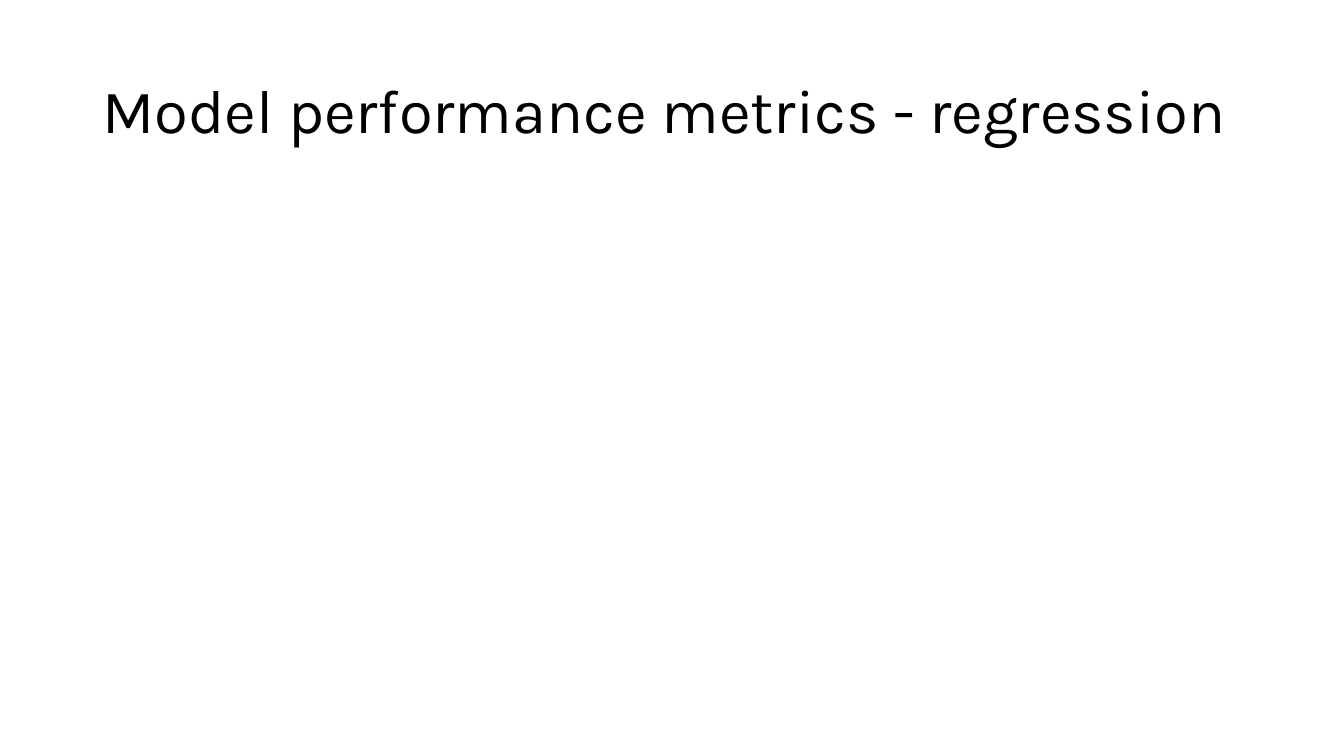
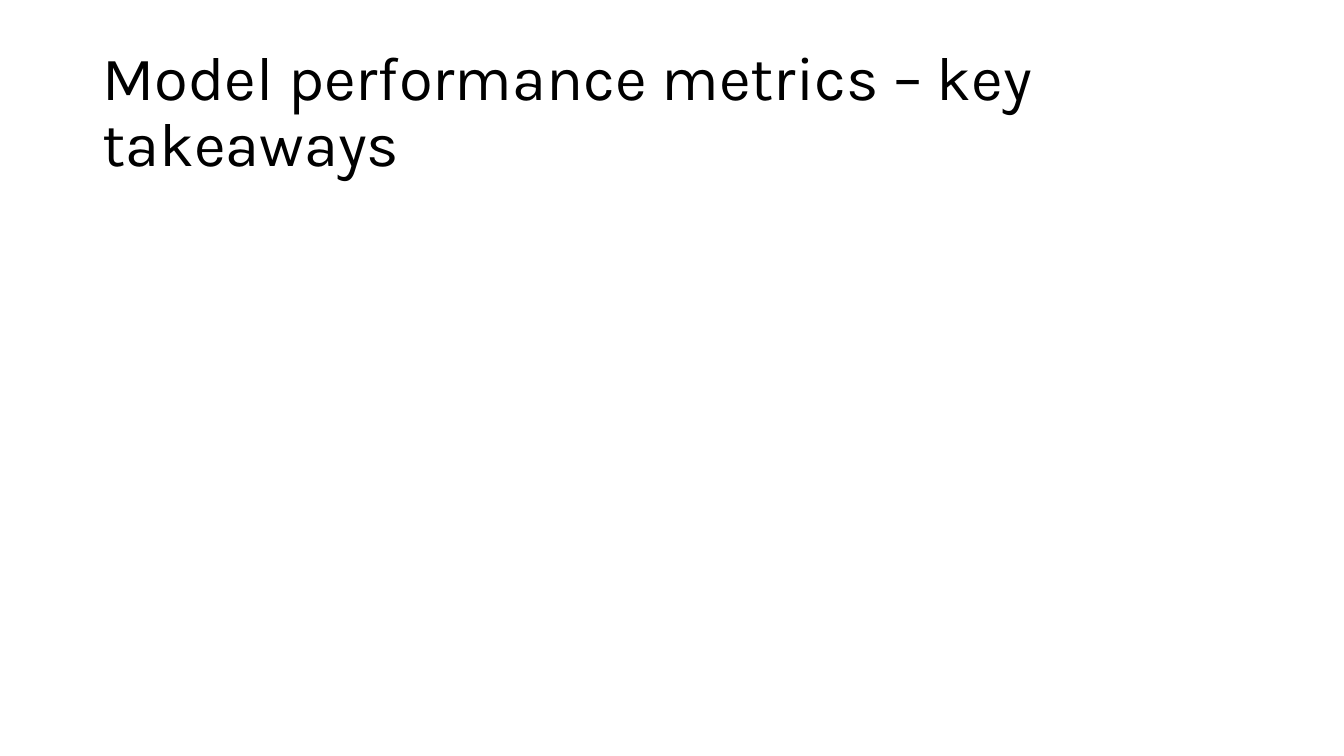
Before and after one commit to grantvagle/ml_methods_workshop, a slide deck: slide 24 of slides/02_model_eval_cv.pptx (slide 16 before the commit). Drawn at 1344x756 pixels with LibreOffice and Linux fonts; fonts in the diff are those of the drawing. Boxes give left, top, right and bottom in pixels: in the first picture for what was removed or moved away, otherwise in the second. Text is boxed around its words. In the diff, an @@ line names an element or a change of style, - is before the commit and + after.

```diff
--- a/slides/02_model_eval_cv.pptx
+++ b/slides/02_model_eval_cv.pptx
@@ title at [102,57,1032,181]: text changed @@
-Model performance metrics - regression
+Model performance metrics – key takeaways
```
Also in this commit, not shown: 10 other slides changed, 14 slides added, 1 slide removed.
